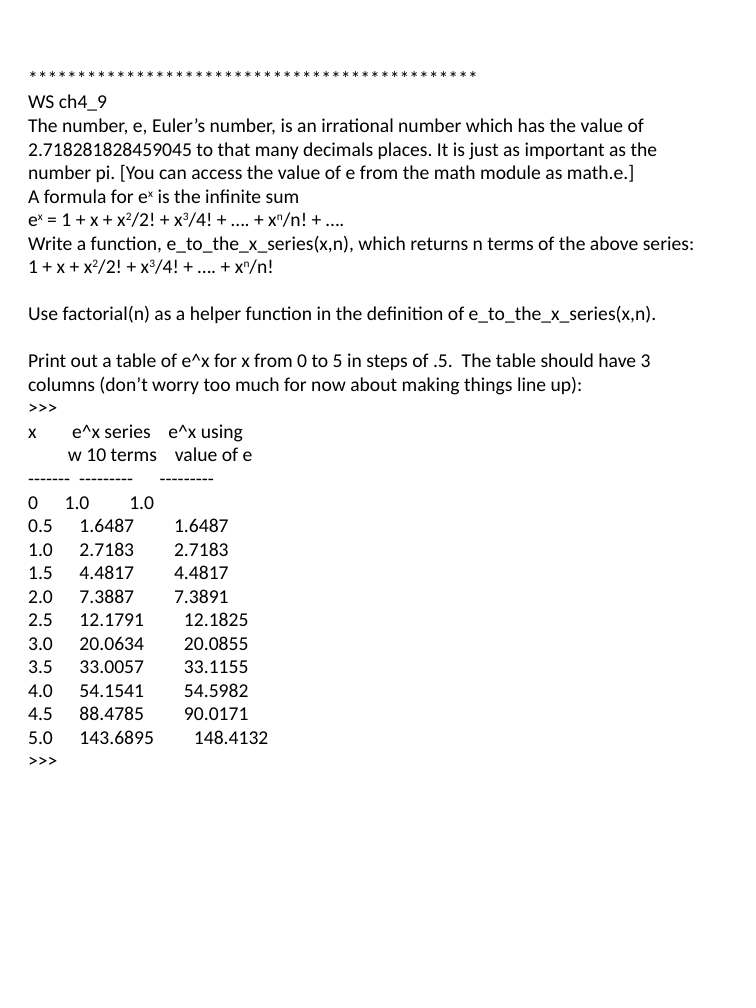
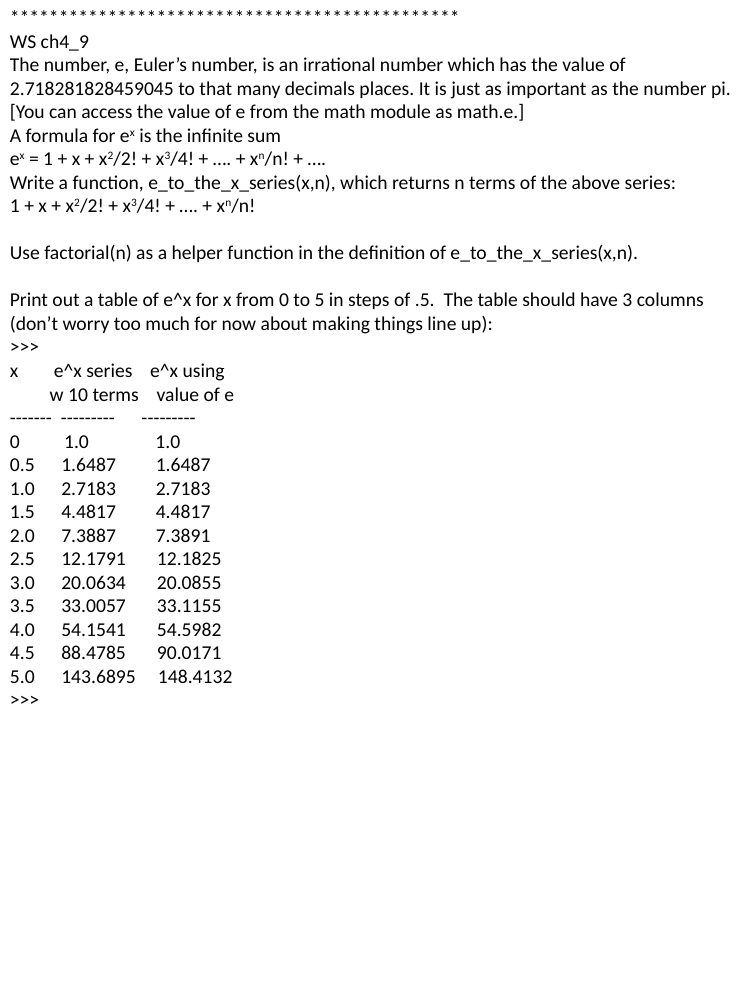
Before and after one commit to Lor3nzoMartinez/Python, a slide deck: slide 7 of Homework/ch 4 functions.pptx (slide 26 before the commit). Drawn at 756x1008 pixels with LibreOffice and Linux fonts; fonts in the diff are those of the drawing. Boxes give left, top, right and bottom in pixels: in the first picture for what was removed or moved away, otherwise in the second. Text is boxed around its words. In the diff, an @@ line names an element or a change of style, - is before the commit and + after.

```diff
--- a/Homework/ch 4 functions.pptx
+++ b/Homework/ch 4 functions.pptx
@@ text "**********************************************" rewrapped from [28, 94, 694, 744] to [10, 34, 731, 683] @@
```
Also in this commit, not shown: 7 other slides changed, 25 slides removed, 59 other files.
